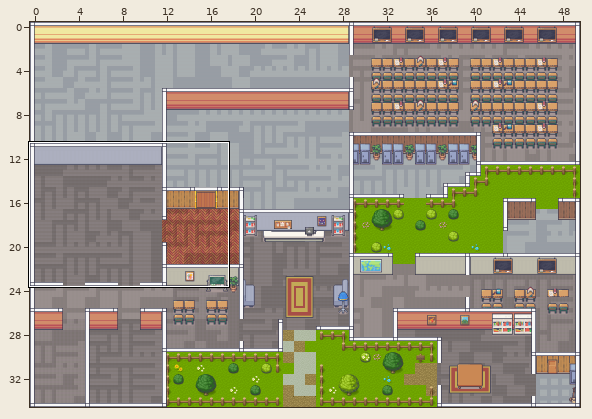
Two states of a Tiled map, Team 5 Game/assets/maps/ENG.tmx. The first picture is a wide view before the edit; the outline marks the close-up.
Close-up. Before the commit:
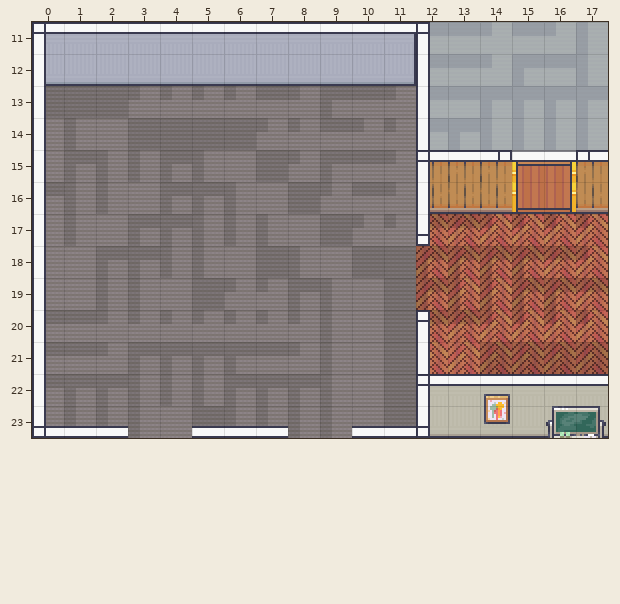
Cells are 32x32 px. Shown: x 0..17, y 11..23. The commit also changed other parts of the map, which this record leaves out.
Once edited:
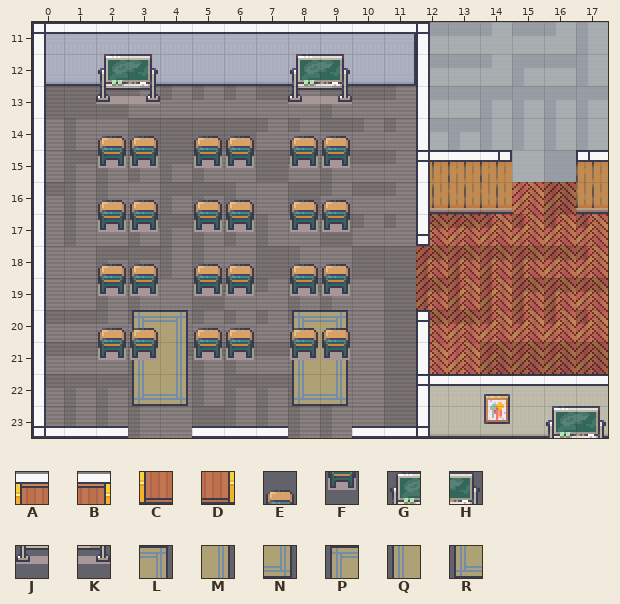
Key: from "Interiors_free_32x32": A 421, B 422, C 437, D 438, E 609, F 625, G 650, H 651, J 666, K 667, L 675 turned 90, M 676 turned 90, N 677 turned 90, P 691 turned 90, Q 692 turned 90, R 693 turned 90.
_ is an empty cell.
The exact change:
Layer "Walkable Objects":
y 12: x 2..3 __ -> GH; x 8..9 __ -> GH
y 13: x 2..3 __ -> JK; x 8..9 __ -> JK
y 20: x 3..4 __ -> PL; x 8..9 __ -> PL
y 21: x 3..4 __ -> QM; x 8..9 __ -> QM
y 22: x 3..4 __ -> RN; x 8..9 __ -> RN
Layer "Non-walkable Objects":
y 14: x 2..3 __ -> EE; x 5..6 __ -> EE; x 8..9 __ -> EE
y 15: x 2..3 __ -> FF; x 5..6 __ -> FF; x 8..9 __ -> FF
y 16: x 2..3 __ -> EE; x 5..6 __ -> EE; x 8..9 __ -> EE
y 17: x 2..3 __ -> FF; x 5..6 __ -> FF; x 8..9 __ -> FF
y 18: x 2..3 __ -> EE; x 5..6 __ -> EE; x 8..9 __ -> EE
y 19: x 2..3 __ -> FF; x 5..6 __ -> FF; x 8..9 __ -> FF
y 20: x 2..3 __ -> EE; x 5..6 __ -> EE; x 8..9 __ -> EE
y 21: x 2..3 __ -> FF; x 5..6 __ -> FF; x 8..9 __ -> FF
Layer "Closing Door" (removed):
y 15: x 15..16 AB -> __
y 16: x 15..16 CD -> __
Boxes around the changes in both close-ups, in picture pixels (x1, y1, x2, y2):
added: (96, 54, 254, 406)
added: (288, 54, 352, 406)
removed: (512, 150, 576, 214)
